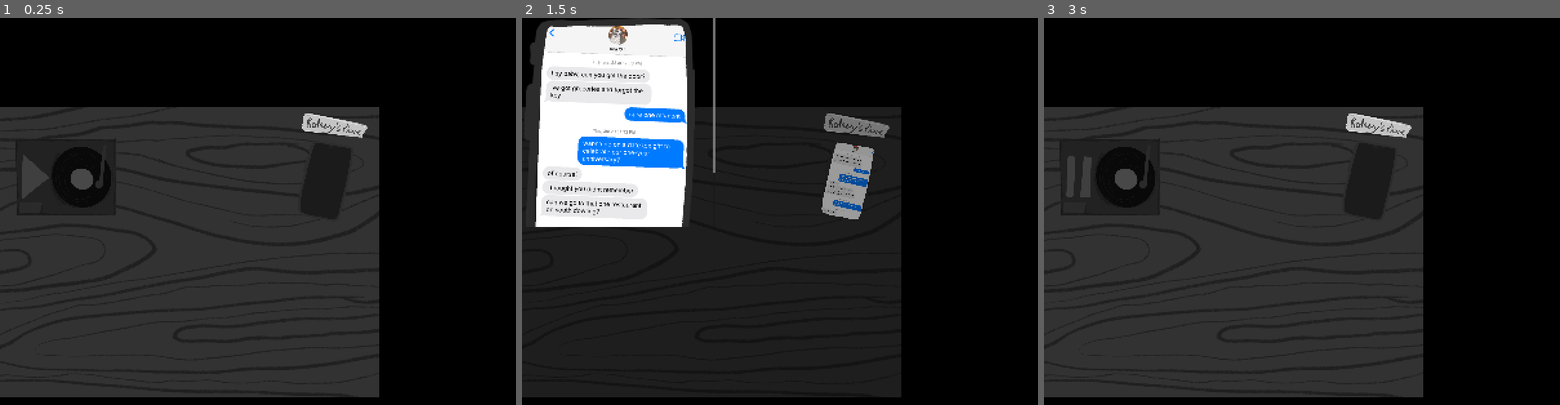
Above: before the commit, frames 1-3 (left to right).
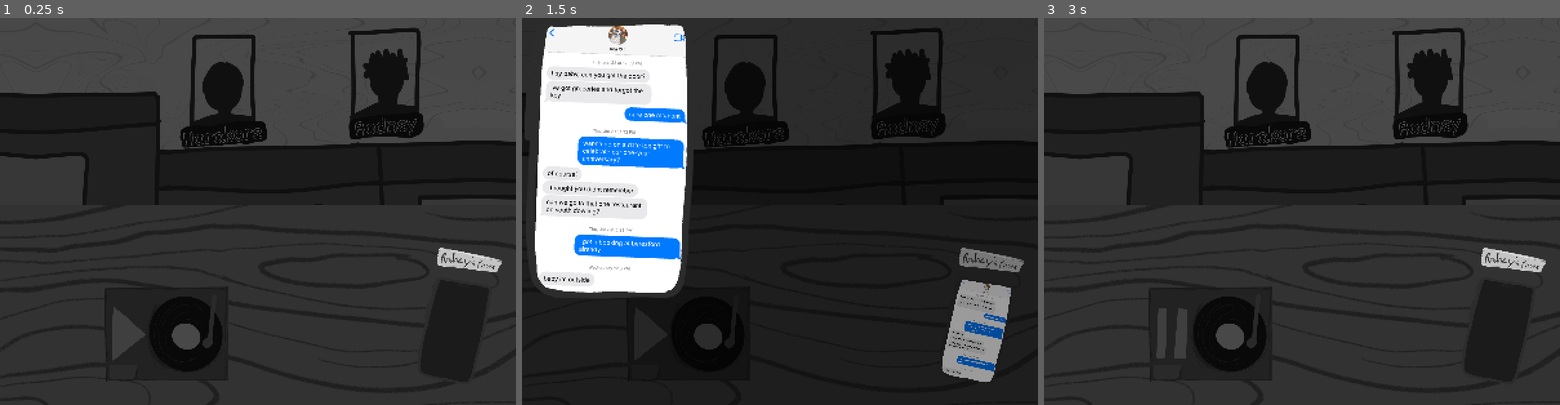
Above: after the commit, the same moments.

Repository: Logabe/crux
Game: Godot game, scene res://scenes/scene_2.tscn
Two runs of this game, one before a commit and one after it. Both use one fixed random seed, a clock stepped at 60 frames per second and the inputs below. This scene is started directly instead of the project's main scene.
Inputs (mouse positions are in pixels of both pictures, inside the frame that each line leads up to; where the layout moved, square brackets give the same spot in the first picture):
- Up to frame 1 (0.25 s): no input
- Up to frame 2 (1.5 s): click (976, 331) [847, 180] at 0.5 s; click (687, 335) [589, 176] at 1.25 s
- Up to frame 3 (3 s): click (1498, 331) [1369, 180] at 2 s; click (1209, 335) [1111, 176] at 2.75 s

The runs differ from the first frame. In frame 1, 47% of the frame differs, in the area x 0-100%, y 0-100%; in frame 2, 37%; in frame 3, 47%.

Commit message:
aaaaaaaaaaaa
aaaaaaaaaaaaaaaaaaaaa

Diff:
--- a/mechanics/zoom_popup.tscn
+++ b/mechanics/zoom_popup.tscn
@@ -15,8 +15,9 @@
 
 [node name="ScrollContainer" type="ScrollContainer" parent="." unique_id=1523114784]
 custom_minimum_size = Vector2(600, 648)
-offset_right = 200.0
-offset_bottom = 300.0
+anchors_preset = 9
+anchor_bottom = 1.0
+grow_vertical = 2
 tile_scroll_hint = true
 
 [node name="ZoomedTextureRect" type="TextureRect" parent="ScrollContainer" unique_id=1536294692]
--- a/project.godot
+++ b/project.godot
@@ -27,6 +27,8 @@
 
 window/size/viewport_width=1600
 window/size/viewport_height=1200
+window/size/window_width_override=1000
+window/size/window_height_override=750
 window/stretch/mode="canvas_items"
 
 [input]
--- a/scenes/crowd_voice.gd
+++ b/scenes/crowd_voice.gd
@@ -1,9 +1,15 @@
 extends TextureButton
 
+@export var object_id: String = "crowdvoice"
+@export var zoom_texture: Texture2D
 
-# Called when the node enters the scene tree for the first time.
 func _ready() -> void:
-	pass # Replace with function body.
+	toggle_mode = true
+	toggled.connect(_on_toggled)
+
+func _on_toggled(is_pressed: bool) -> void:
+	if is_pressed:
+		ClickTracker.register_click(object_id)
 
 
 # Called every frame. 'delta' is the elapsed time since the previous frame.
--- a/scenes/scene_2.tscn
+++ b/scenes/scene_2.tscn
@@ -1,5 +1,6 @@
 [gd_scene format=3 uid="uid://dmlxpqpi2jdm0"]
 
+[ext_resource type="Texture2D" uid="uid://dyexpse2n47pm" path="res://assets/art/BackgroundRoomWall2.png" id="1_8egj7"]
 [ext_resource type="Texture2D" uid="uid://c6xwkbsnxl5nm" path="res://assets/art/BackgroundWoodTexture.png" id="1_xe0r6"]
 [ext_resource type="Texture2D" uid="uid://cst3jbnjri7qa" path="res://assets/art/PhoneOff.png" id="2_02v7m"]
 [ext_resource type="Texture2D" uid="uid://cxoy38ka2y2vj" path="res://assets/art/AudioPlayerDefault.png" id="2_ccscm"]
@@ -22,9 +23,20 @@
 grow_horizontal = 2
 grow_vertical = 2
 
+[node name="Notebook" parent="." unique_id=1546100107 instance=ExtResource("10_nb8vq")]
+layer = 5
+offset = Vector2(0, 500)
+transform = Transform2D(1, 0, 0, 1, 0, 500)
+
+[node name="BackgroundRoomWall" type="Sprite2D" parent="." unique_id=1390783331]
+modulate = Color(1, 1, 1, 0.32156864)
+position = Vector2(800, 500.99994)
+scale = Vector2(0.85999984, 0.8600001)
+texture = ExtResource("1_8egj7")
+
 [node name="WoodBackground" type="Sprite2D" parent="." unique_id=669469682]
-position = Vector2(574.33325, 725.74994)
-scale = Vector2(0.7520833, 0.7520833)
+position = Vector2(800.24994, 1187.0625)
+scale = Vector2(1.0134374, 1.0134375)
 texture = ExtResource("1_xe0r6")
 
 [node name="Phone" type="TextureButton" parent="." unique_id=1807849024]
@@ -32,10 +44,10 @@
 z_as_relative = false
 y_sort_enabled = true
 layout_mode = 0
-offset_left = 957.0
-offset_top = 374.0
-offset_right = 1103.763
-offset_bottom = 614.30725
+offset_left = 1338.4558
+offset_top = 795.2654
+offset_right = 1533.4688
+offset_bottom = 1114.5764
 rotation = 0.1854537
 toggle_mode = true
 texture_normal = ExtResource("2_02v7m")
@@ -43,21 +55,20 @@
 ignore_texture_size = true
 stretch_mode = 0
 script = ExtResource("4_a3h35")
-object_id = null
 zoom_texture = ExtResource("3_a3h35")
 
 [node name="TapeLabelRodney" type="Sprite2D" parent="." unique_id=1493112667]
-position = Vector2(1037, 340)
+position = Vector2(1455, 758)
 rotation = 0.25976533
 scale = Vector2(0.41257274, 0.41257274)
 texture = ExtResource("5_yun4j")
 
 [node name="CrowdVoice" type="TextureButton" parent="." unique_id=1887403160]
 layout_mode = 0
-offset_left = 49.0
-offset_top = 372.0
-offset_right = 359.75766
-offset_bottom = 614.0
+offset_left = 323.805
+offset_top = 830.0
+offset_right = 707.7577
+offset_bottom = 1129.0
 toggle_mode = true
 texture_normal = ExtResource("2_ccscm")
 texture_pressed = ExtResource("3_qo03w")
@@ -73,6 +84,4 @@
 [node name="BoomSfx" type="AudioStreamPlayer" parent="." unique_id=1816690310]
 stream = ExtResource("9_41217")
 
-[node name="Notebook" parent="." unique_id=1546100107 instance=ExtResource("10_nb8vq")]
-
-[connection signal="pressed" from="CrowdVoice" to="CrowdVoice" method="_on_pressed"]
+[connection signal="toggled" from="CrowdVoice" to="Phone" method="_on_crowd_voice_toggled"]
Binary file added: assets/art/BackgroundRoomWall2.png
Not shown, added: assets/art/BackgroundRoomWall2.png.import
